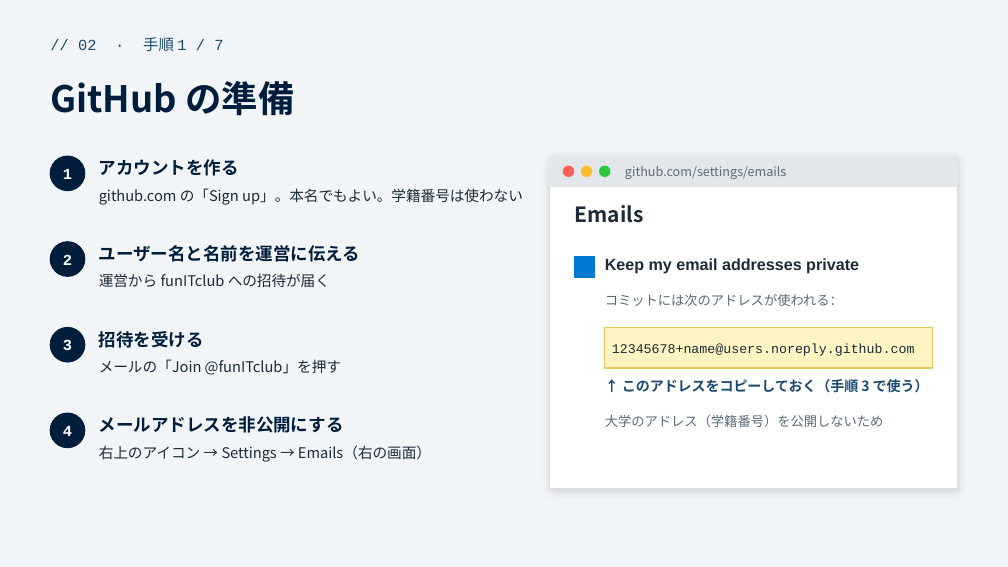
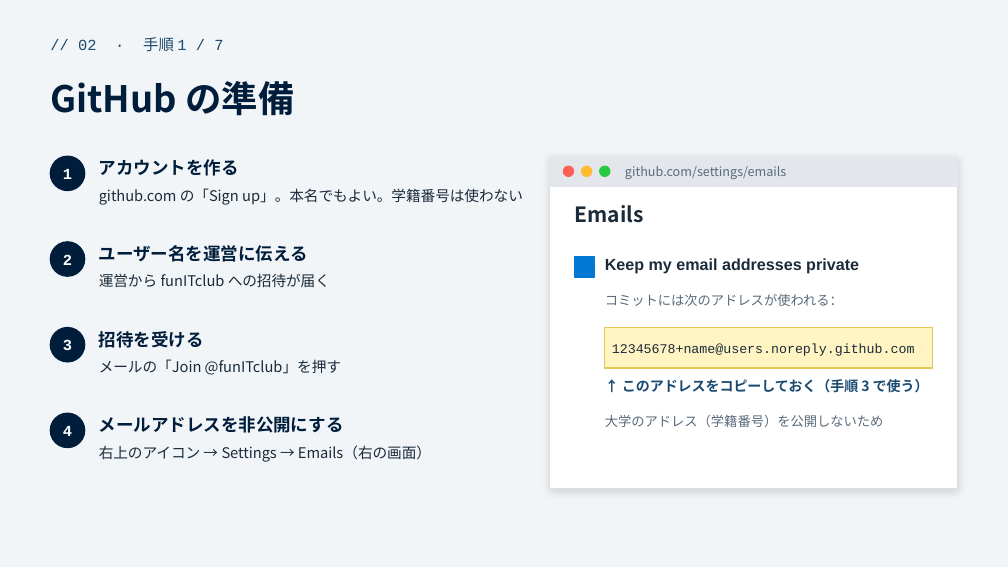
Before and after one commit to funITclub/homepage, a slide deck: slide 4 of docs/WG立ち上げガイド/02_パソコンの準備.pptx. Drawn at 1008x567 pixels with LibreOffice and Linux fonts; fonts in the diff are those of the drawing; background and template pictures are left out. Boxes give left, top, right and bottom in pixels: in the first picture for what was removed or moved away, otherwise in the second. Text is boxed around its words. In the diff, an @@ line names an element or a change of style, - is before the commit and + after.

```diff
--- a/docs/WG立ち上げガイド/02_パソコンの準備.pptx
+++ b/docs/WG立ち上げガイド/02_パソコンの準備.pptx
@@ text at [99,245,308,262]: text changed @@
-ユーザー名と名前を運営に伝える
+ユーザー名を運営に伝える
```
Also in this commit, not shown: 1 other file.
